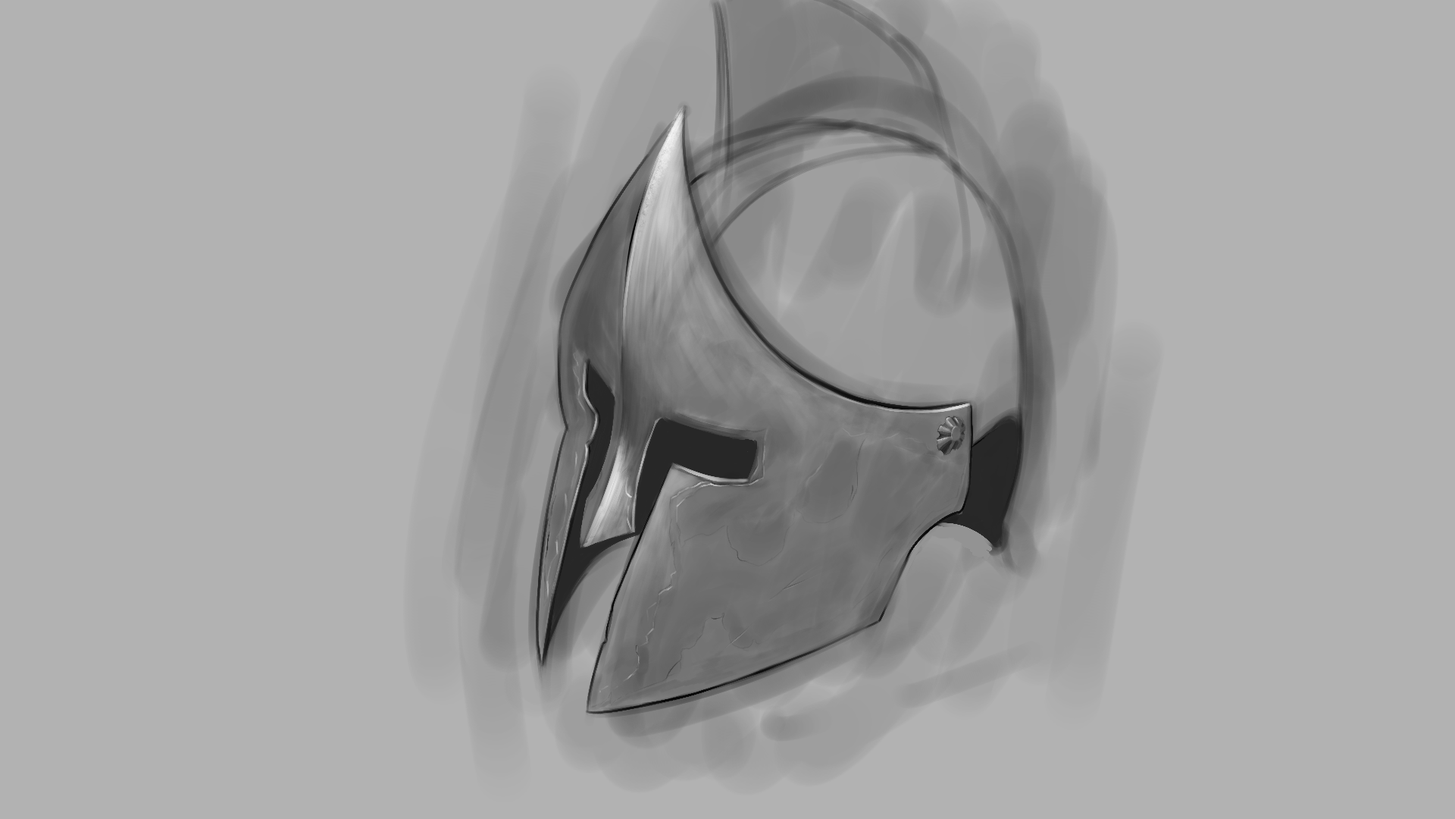
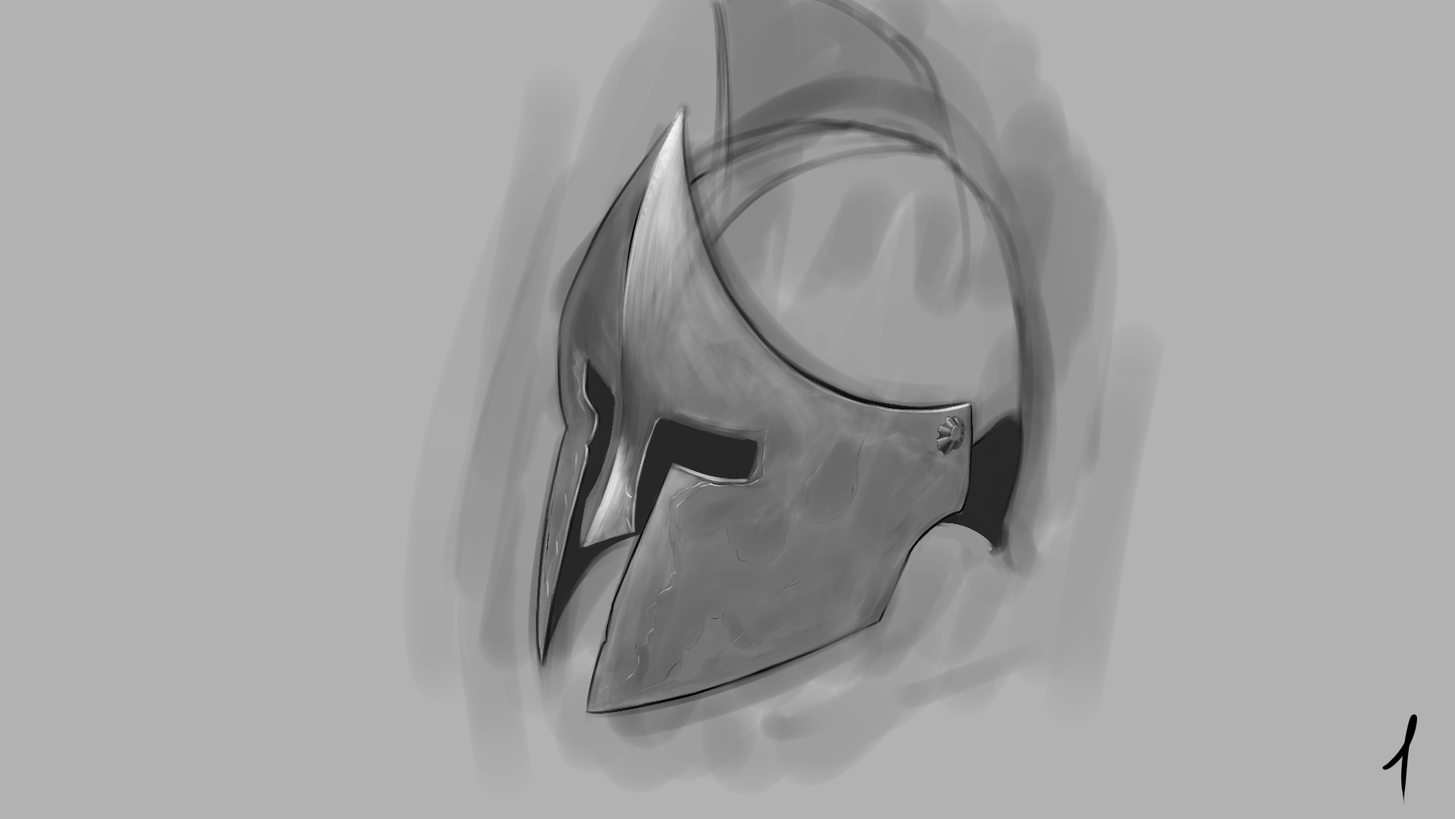
Before/after of a 1455×819 layered artwork. What changed in the layer stack:
pixels changed over [left=1382, top=713, right=1419, bottom=805] (layer not identified)
